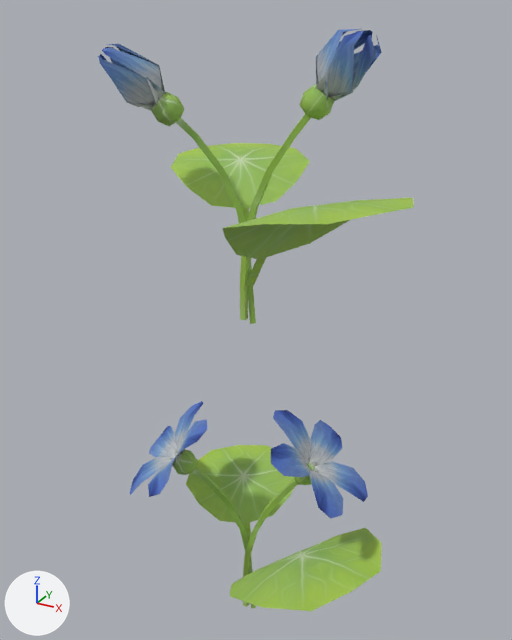
Two versions of the FBX model Assets/Models/blueFlowers.fbx, one commit apart.
Camera for both pictures: a 50 mm camera at (0.113, -0.202, 0.233) aimed at (0.0, 0.004, 0.13). The lights are fixed; the arrows at lower left show +X, +Y and +Z. Where no turn or scale is listed for an object, it has been applied to the vertices.

The first picture shows 'blueFlower_day', 'lil_round_leaf3'.
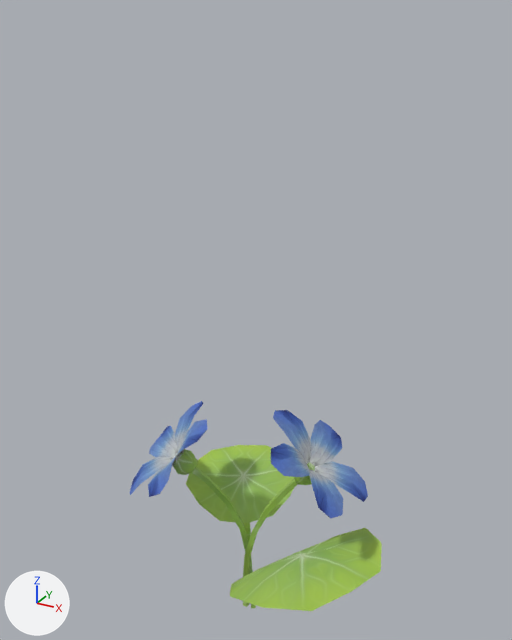
The newer file is also turned or shifted as a whole; pictures and numbers use the older file's frame.

The edits, one by one:
Object 'blueFlower_day' (ob_blueflower_day) is deleted.

Where the change shows, as pixel boxes [x1, y1, x2, y2] in the pictures (512 x 640 px):
'blueFlower_day', deleted (green)
    before: [98, 29, 414, 324]
